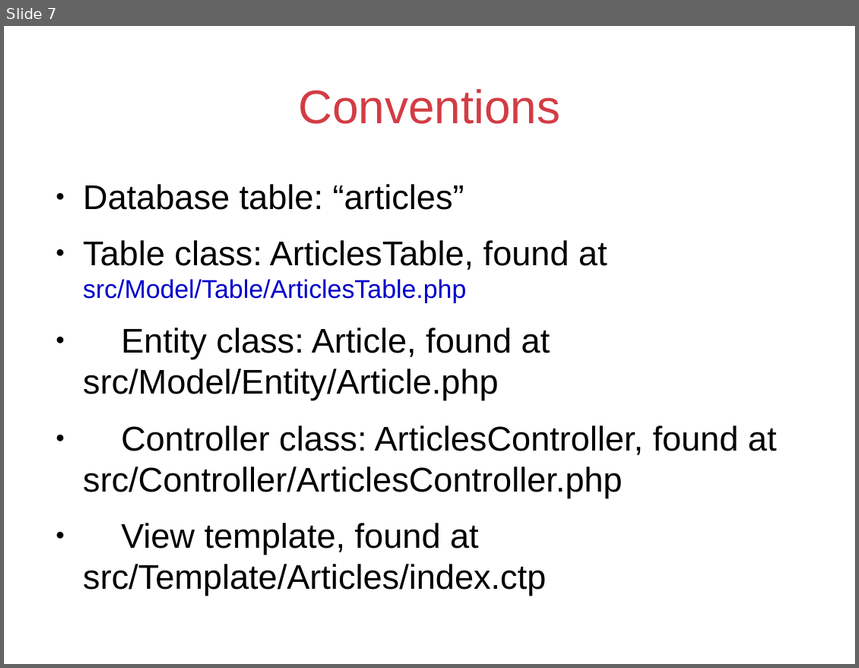
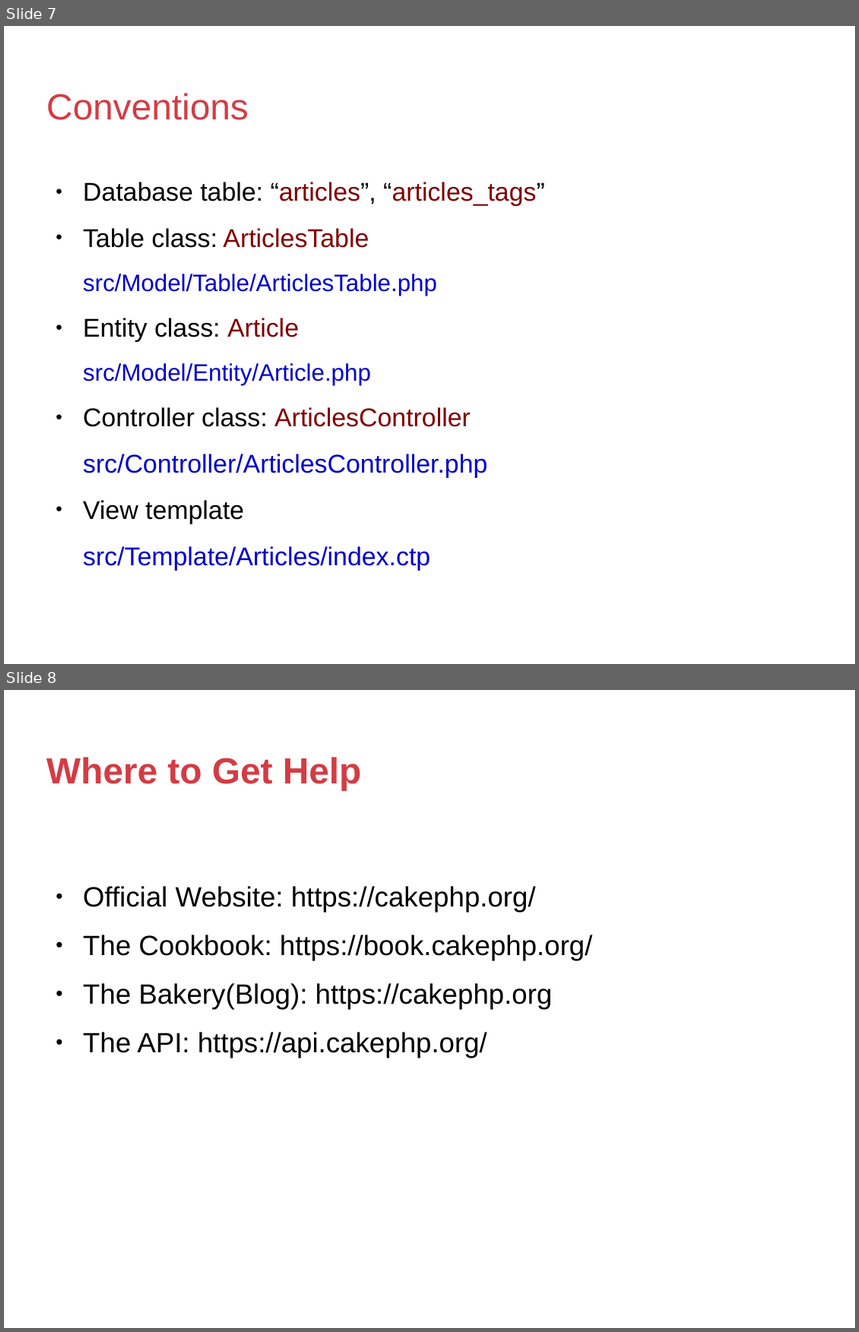
Before and after one commit to ziyed/CakePHP3.5-Session, a slide deck: cakephp3.5.odp. Shown one above the other, each under a label of ours: slide 7 before the commit, slides 7 and 8 after it. The pictures are 859x668 and 859x1332 pixels, drawn with LibreOffice and Linux fonts; fonts in the diff are those of the drawing; background and template pictures are left out. Boxes give left, top, right and bottom in pixels: in the first picture for what was removed or moved away, otherwise in the second. Text is boxed around its words. In the diff, an @@ line names an element or a change of style, - is before the commit and + after.

```diff
--- a/cakephp3.5.odp
+++ b/cakephp3.5.odp
@@ slide 8 added at (x1=4, y1=690, x2=855, y2=1328), background picture (left out) @@
@@ title added at (x1=47, y1=757, x2=362, y2=790), 33.9 pt, text #D33C44, bold @@
+Where to Get Help
@@ text added at (x1=83, y1=886, x2=593, y2=1058), 26 pt, text #000000 @@
+● Official Website: https://cakephp.org/
+● The Cookbook: https://book.cakephp.org/
+● The Bakery(Blog): https://cakephp.org
+● The API: https://api.cakephp.org/
@@ slide 7 changed as well @@
@@ title "Conventions" moved from (x1=298, y1=89, x2=560, y2=124) to (x1=47, y1=93, x2=249, y2=120) @@
@@ title "Conventions" at (x1=47, y1=93, x2=249, y2=120): size 44 to 33.9 pt; alignment centre to left @@
@@ text at (x1=83, y1=182, x2=545, y2=570): text changed; size 32 to 24.1 pt; text colour #000000 to #0000CC @@
-● Database table: “articles”
-● Table class: ArticlesTable, found at src/Model/Table/ArticlesTable.php
-● Entity class: Article, found at src/Model/Entity/Article.php
-● Controller class: ArticlesController, found at src/Controller/ArticlesController.php
-● View template, found at src/Template/Articles/index.ctp
+● Database table: “articles”, “articles_tags”
+● Table class: ArticlesTable
+src/Model/Table/ArticlesTable.php
+● Entity class: Article
+src/Model/Entity/Article.php
+● Controller class: ArticlesController
+src/Controller/ArticlesController.php
+● View template
+src/Template/Articles/index.ctp
```
Also in this commit, not shown: 6 other slides changed, 1 other slide added, 11 other files.
